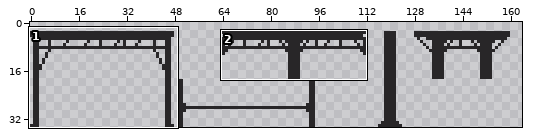
Edited in one commit: pixel-art file (sprites/tilesets/metal_platforms.aseprite). Above: a wide view before the commit, with the close-up outlined.
Close-up. As it was:
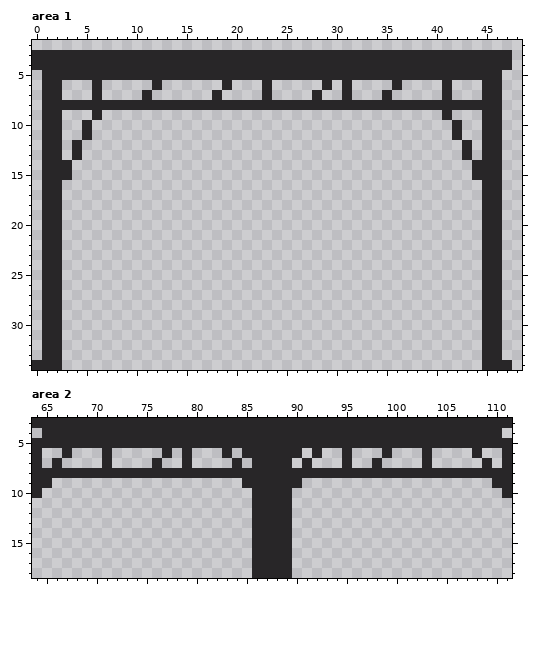
177x35 pixels, 1 frame. Shown: area 1: x 0..48, y 2..34; area 2: x 64..111, y 3..18. The wide view leaves out empty margins. The commit also changed other parts of the picture, which this record leaves out.
After the commit:
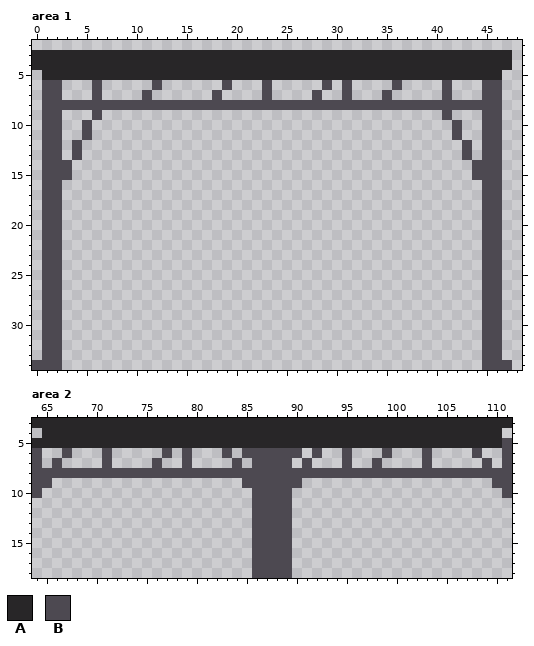
Palette (. is transparent): A #282628  B #4d4951
Difference:
--- area 1
@@ x 0..48 @@
  5 .AAAAAAAAAAAAAAAAAAAAAAAAAAAAAAAAAAAAAAAAAAAAAA..
- 6 .AA...A.....A......A...A.....A.A....A....A...AA..
- 7 .AA...A....A......A....A....A..A...A.....A...AA..
- 8 .AAAAAAAAAAAAAAAAAAAAAAAAAAAAAAAAAAAAAAAAAAAAAA..
- 9 .AA...A..................................A...AA..
-10 .AA..A....................................A..AA..
-11 .AA..A....................................A..AA..
-12 .AA.A......................................A.AA..
-13 .AA.A......................................A.AA..
-14 .AAA........................................AAA..
-15 .AAA........................................AAA..
-16 .AA..........................................AA..
-17 .AA..........................................AA..
-18 .AA..........................................AA..
-19 .AA..........................................AA..
-20 .AA..........................................AA..
-21 .AA..........................................AA..
-22 .AA..........................................AA..
-23 .AA..........................................AA..
-24 .AA..........................................AA..
-25 .AA..........................................AA..
-26 .AA..........................................AA..
-27 .AA..........................................AA..
-28 .AA..........................................AA..
-29 .AA..........................................AA..
-30 .AA..........................................AA..
-31 .AA..........................................AA..
-32 .AA..........................................AA..
-33 .AA..........................................AA..
-34 AAA..........................................AAA.
+ 6 .BB...B.....B......B...B.....B.B....B....B...BB..
+ 7 .BB...B....B......B....B....B..B...B.....B...BB..
+ 8 .BBBBBBBBBBBBBBBBBBBBBBBBBBBBBBBBBBBBBBBBBBBBBB..
+ 9 .BB...B..................................B...BB..
+10 .BB..B....................................B..BB..
+11 .BB..B....................................B..BB..
+12 .BB.B......................................B.BB..
+13 .BB.B......................................B.BB..
+14 .BBB........................................BBB..
+15 .BBB........................................BBB..
+16 .BB..........................................BB..
+17 .BB..........................................BB..
+18 .BB..........................................BB..
+19 .BB..........................................BB..
+20 .BB..........................................BB..
+21 .BB..........................................BB..
+22 .BB..........................................BB..
+23 .BB..........................................BB..
+24 .BB..........................................BB..
+25 .BB..........................................BB..
+26 .BB..........................................BB..
+27 .BB..........................................BB..
+28 .BB..........................................BB..
+29 .BB..........................................BB..
+30 .BB..........................................BB..
+31 .BB..........................................BB..
+32 .BB..........................................BB..
+33 .BB..........................................BB..
+34 BBB..........................................BBB.
--- area 2
@@ x 64..111 @@
  4 .AAAAAAAAAAAAAAAAAAAAAAAAAAAAAAAAAAAAAAAAAAAAAA.
- 5 AAAAAAAAAAAAAAAAAAAAAAAAAAAAAAAAAAAAAAAAAAAAAAAA
- 6 A..A...A.....A.A...A.AAAAAA.A..A...A...A....A..A
- 7 A.A....A....A..A....A.AAAA.A...A..A....A.....A.A
- 8 AAAAAAAAAAAAAAAAAAAAAAAAAAAAAAAAAAAAAAAAAAAAAAAA
- 9 AA...................AAAAAA...................AA
-10 A.....................AAAA.....................A
-11 ......................AAAA......................
-12 ......................AAAA......................
-13 ......................AAAA......................
-14 ......................AAAA......................
-15 ......................AAAA......................
-16 ......................AAAA......................
-17 ......................AAAA......................
-18 ......................AAAA......................
+ 5 AAAAAAAAAAAAAAAAAAAAAAAAAAAAAAAAAAAAAAAAAAAAAAAB
+ 6 B..B...B.....B.B...B.BBBBBB.B..B...B...B....B..B
+ 7 B.B....B....B..B....B.BBBB.B...B..B....B.....B.B
+ 8 BBBBBBBBBBBBBBBBBBBBBBBBBBBBBBBBBBBBBBBBBBBBBBBB
+ 9 BB...................BBBBBB...................BB
+10 B.....................BBBB.....................B
+11 ......................BBBB......................
+12 ......................BBBB......................
+13 ......................BBBB......................
+14 ......................BBBB......................
+15 ......................BBBB......................
+16 ......................BBBB......................
+17 ......................BBBB......................
+18 ......................BBBB......................
Boxes around the changes in both close-ups, in picture pixels (x1, y1, x2, y2):
changed: (32, 80, 512, 370)
changed: (32, 438, 512, 578)
